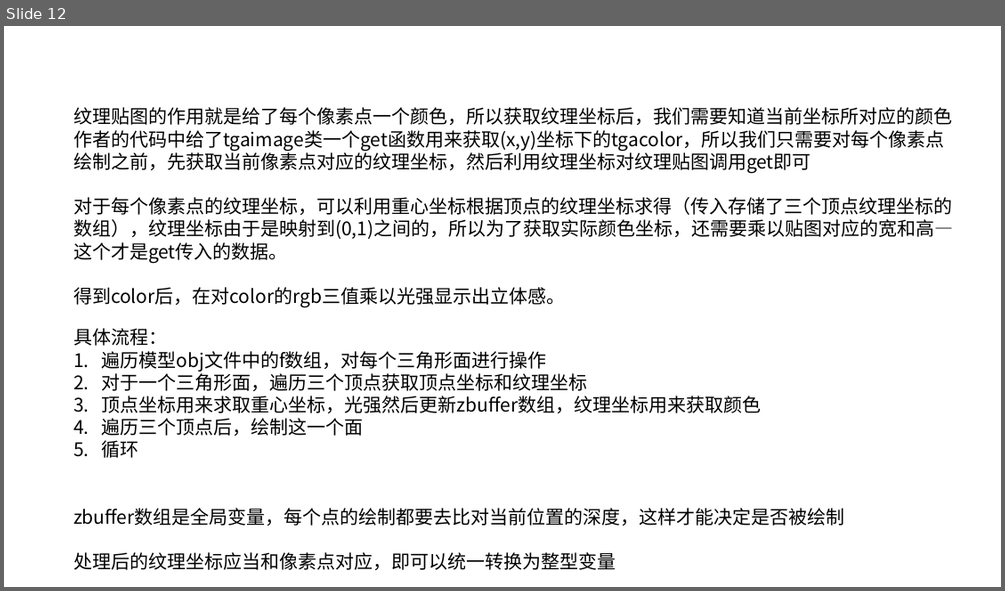
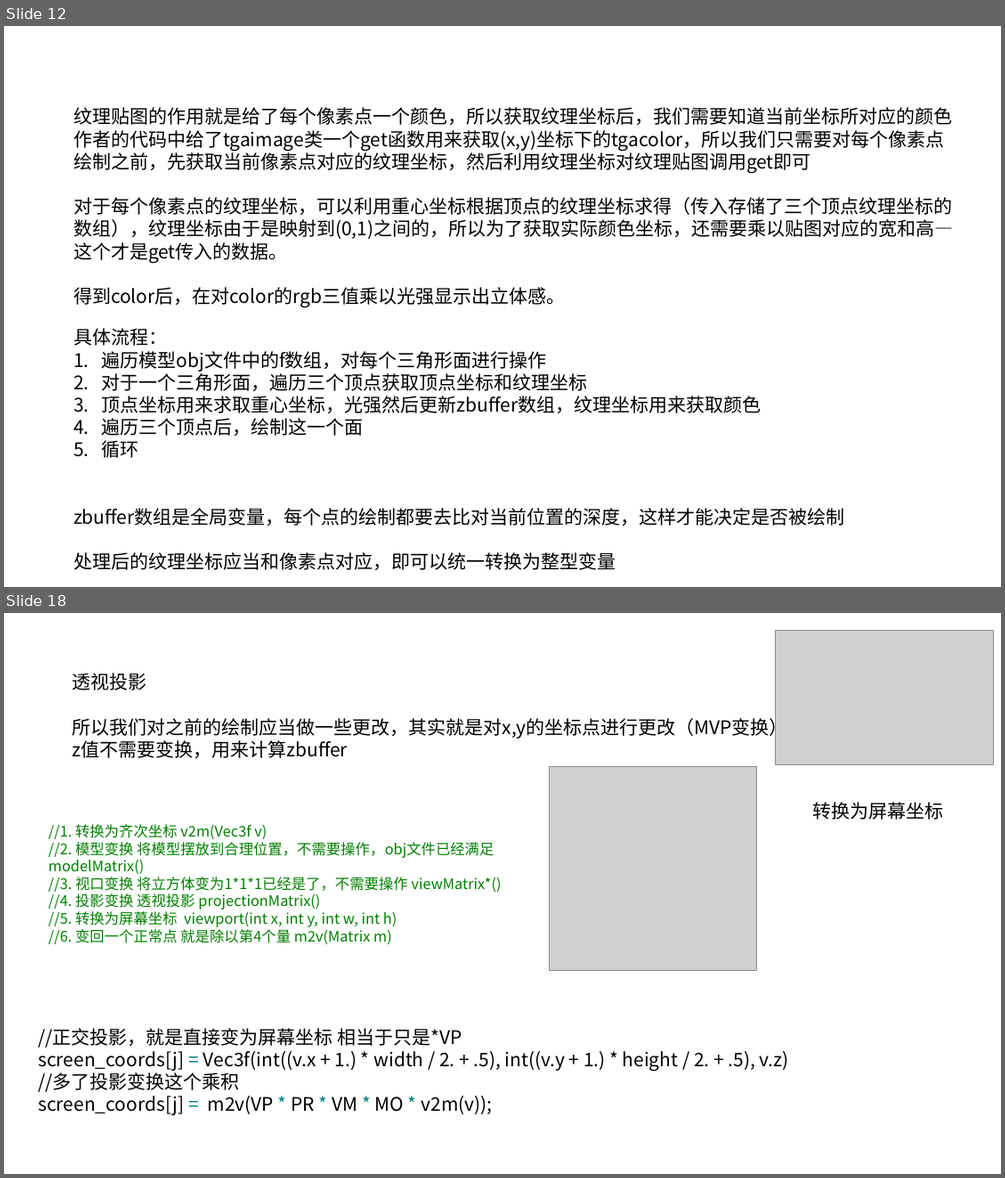
Before and after one commit to XTG111/Learn_tinyProject, a slide deck: render/TinyRenderer.pptx. Shown one above the other, each under a label of ours: slide 12 before the commit, slides 12 and 18 after it; the slides between them are not shown. The pictures are 1005x591 and 1005x1178 pixels, drawn with LibreOffice and Linux fonts; fonts in the diff are those of the drawing; grey boxes stand for pictures. Boxes give left, top, right and bottom in pixels: in the first picture for what was removed or moved away, otherwise in the second. Text is boxed around its words. In the diff, an @@ line names an element or a change of style, - is before the commit and + after.

Commit message:
透视投影变换
透视投影矩阵的获得，主要修改的就是x,y两个值在z=0平面上的位置。
近大远小

```diff
--- a/render/TinyRenderer.pptx
+++ b/render/TinyRenderer.pptx
@@ slide 18 added at (4,613,1001,1174), background #FFFFFF @@
@@ picture added at (775,630,994,765) @@
@@ text added at (72,673,806,758), 18 pt, text #000000 @@
+透视投影
+所以我们对之前的绘制应当做一些更改，其实就是对x,y的坐标点进行更改（MVP变换），z值不需要变换，用来计算zbuffer
@@ picture added at (550,767,757,971) @@
@@ text added at (48,824,502,944), 14 pt, text #008000 @@
+//1. 转换为齐次坐标 v2m(Vec3f v)
+//2. 模型变换 将模型摆放到合理位置，不需要操作，obj文件已经满足 modelMatrix()
+//3. 视口变换 将立方体变为1*1*1已经是了，不需要操作 viewMatrix*()
+//4. 投影变换 透视投影 projectionMatrix()
+//5. 转换为屏幕坐标 viewport(int x, int y, int w, int h)
+//6. 变回一个正常点 就是除以第4个量 m2v(Matrix m)
@@ text added at (812,802,943,819), 18 pt, text #000000 @@
+转换为屏幕坐标
@@ text added at (38,1028,789,1115), 18 pt, text #000000 @@
+//正交投影，就是直接变为屏幕坐标 相当于只是*VP
+screen_coords[j] = Vec3f(int((v.x + 1.) * width / 2. + .5), int((v.y + 1.) * height / 2. + .5), v.z)
+//多了投影变换这个乘积
+screen_coords[j] = m2v(VP * PR * VM * MO * v2m(v));
```
Also in this commit, not shown: 6 other slides added, 35 other files.
